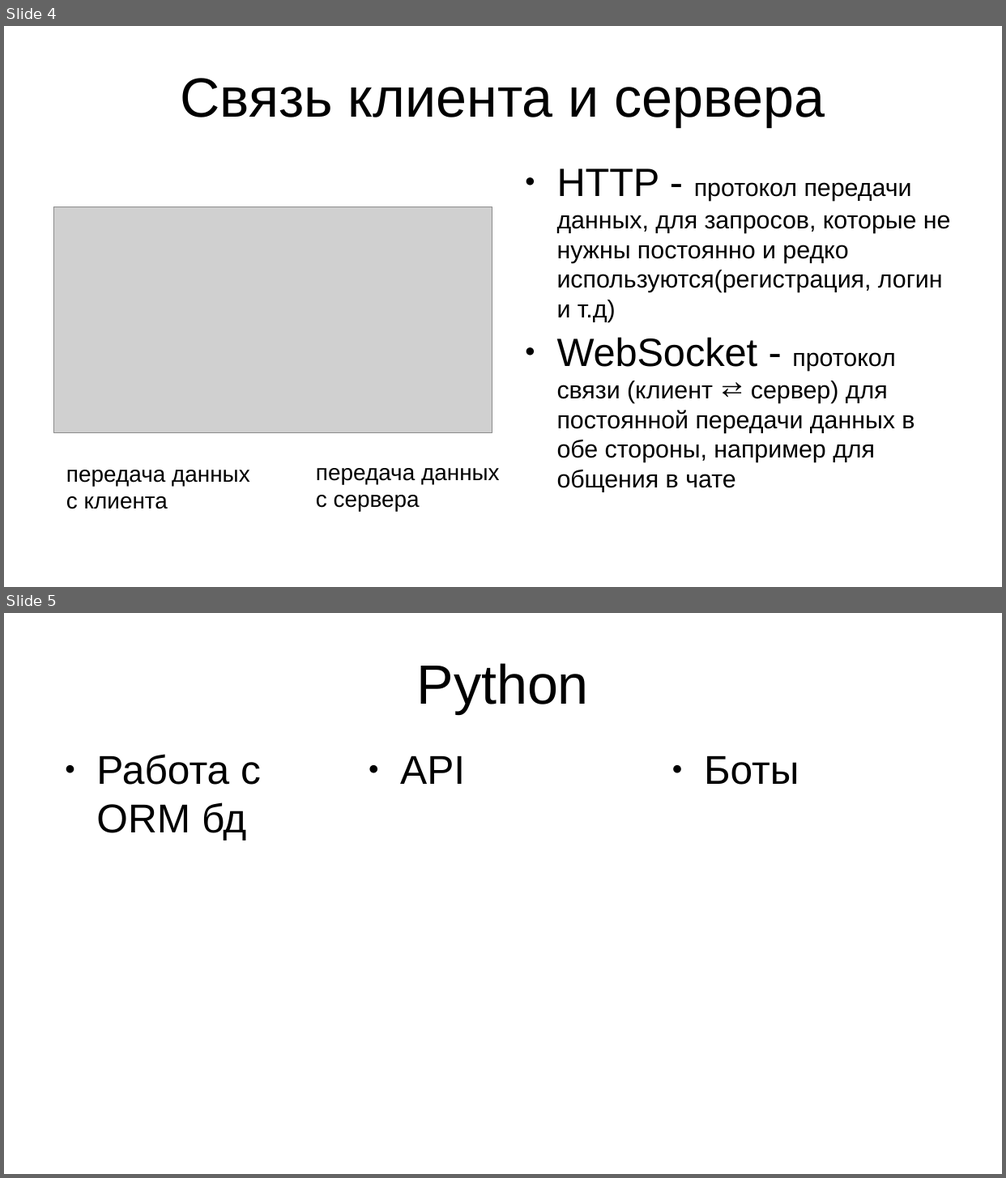
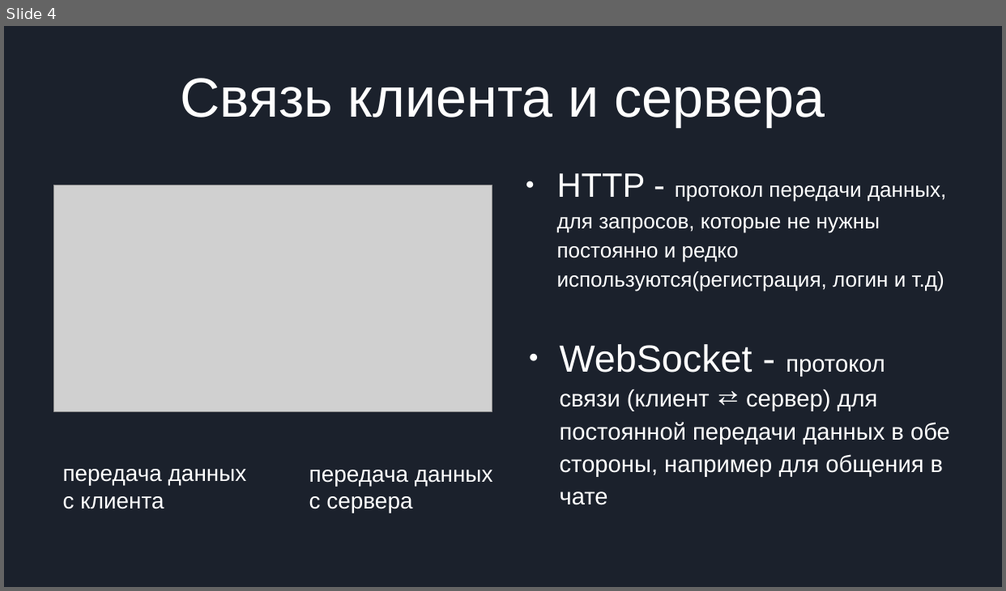
Before and after one commit to Jindderrr/LiteChat, a slide deck: Presetation.pptx. Shown one above the other, each under a label of ours: slides 4 and 5 before the commit, slide 4 after it. The pictures are 1006x1178 and 1006x591 pixels, drawn with LibreOffice and Linux fonts; fonts in the diff are those of the drawing; grey boxes stand for pictures. Boxes give left, top, right and bottom in pixels: in the first picture for what was removed or moved away, otherwise in the second. Text is boxed around its words. In the diff, an @@ line names an element or a change of style, - is before the commit and + after.

```diff
--- a/Presetation.pptx
+++ b/Presetation.pptx
@@ slide 5 removed at (4,613,1002,1174), background #FFFFFF @@
@@ title removed at (417,663,589,714) @@
-Python
@@ text removed at (96,754,261,840) @@
-● Работа с ORM бд
@@ text removed at (400,756,465,784) @@
-● API
@@ text removed at (704,756,799,785) @@
-● Боты
@@ slide 4 changed as well @@
@@ background #FFFFFF to #1B212C @@
@@ text "HTTP - протокол передачи данных, ..." at (557,173,946,292): size 31.4 to 26.9 pt in "HTTP -"; size 19.6 to 16.8 pt, text colour #000000 to #FFFFFF; line spacing 1 to 1.15; less space between paragraphs; bullet colour #000000 to #FFFFFF @@
@@ picture: place and size @@
-picture at (53,207,492,433)
+picture at (53,186,492,412)
@@ text "WebSocket - протокол связи (клиент ..." at (560,344,950,477): size 31.4 to 30.1 pt in "WebSocket -"; size 19.6 to 18.8 pt, text colour #000000 to #FFFFFF; indent changed; line spacing 1 to 1.15; less space between paragraphs; bullet colour #000000 to #FFFFFF @@
@@ text colour #000000 to #FFFFFF in 3 elements at (180,78,825,127), (63,469,247,510), (309,470,493,513) @@
@@ text "передача данных с сервера": place and size @@
-text "передача данных с сервера" at (316,468,500,512)
+text "передача данных с сервера" at (309,470,493,513)
```
Also in this commit, not shown: 4 other slides changed, 1 slide added.
